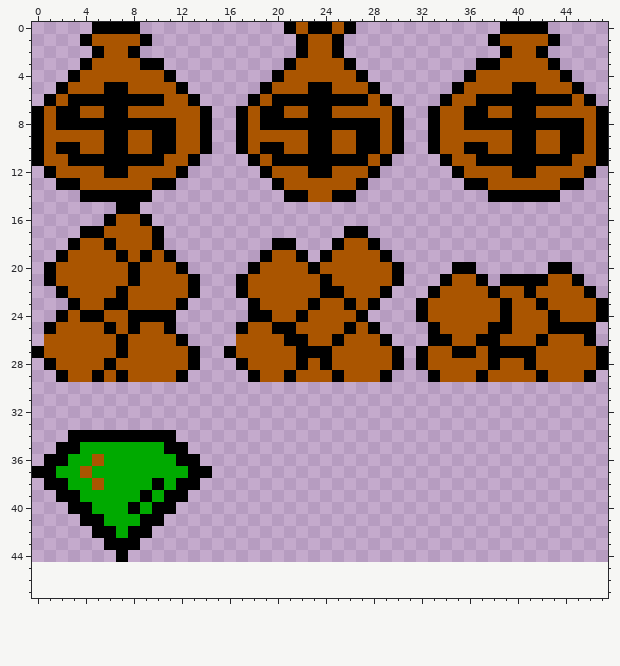
Pixel-art sprite: data/SpritesItems.png. Above, as it was before the edit.
The file is 48x45 pixels. Colours within 5 levels of each other are drawn and written as one. The old version is drawn lined up with the new one, on the new canvas.
The result:
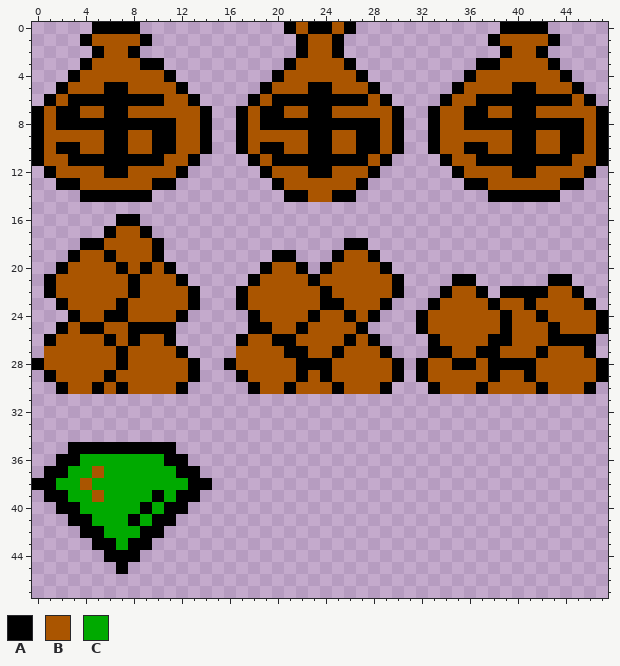
Palette (. is transparent): A #000000  B #aa5500  C #00aa00
From old to new:
canvas 48x45 -> 48x48
Colour A now appears in row 22 at x 1 and 30; in row 23 at x 2, 13, 17 and 29; in row 24 at x 12 and 28; in row 25 at x 32 and 47; in row 28 at x 0 and 16; in row 29 at x 1, 13, 17, 30, 32 and 47.
Colour A now appears in row 30 at x 2, 5, 7, 12, 18, 21, 25, 29, 33, 37, 42 and 46; in row 38 at x 0 and 14; in row 39 at x 1 and 13; in row 40 at x 2 and 12; in row 41 at x 3 and 11; in row 42 at x 4 and 10.
Colour A now appears in row 43 at x 5 and 9; in row 44 at x 6 and 8; in row 45 at x 7.
The author changed colour B to colour A in row 16 at x 7 to 8; in row 17 at x 6 and 9; in row 18 at x 4 to 5 and 26 to 27; in row 19 at x 3, 6, 10, 20 to 21, 25 and 28; in row 20 at x 2, 7, 9, 11, 19, 22, 24 and 29; in row 21 at x 12, 18, 23, 35 to 36 and 43 to 44.
The author changed colour B to colour A in row 22 at x 8, 34, 37, 39 to 40, 42 and 45; in row 23 at x 24 to 25, 33, 38, 41 and 46; in row 24 at x 3, 6 to 7, 23, 26 and 42; in row 25 at x 2, 4 to 5, 9 to 10, 18 to 19, 22 and 27; in row 26 at x 1, 6, 8, 11, 17, 20, 26, 28, 39 and 43 to 45; in row 27 at x 12, 21, 25, 29, 33 to 34, 37, 42 and 46.
The author changed colour B to colour A in row 28 at x 7, 23, 35 to 36 and 39 to 40; in row 29 at x 6, 22, 24, 38 and 41.
The author changed colour C to colour A in row 35 at x 4 to 10; in row 36 at x 3 and 11; in row 37 at x 2 and 12; in row 39 at x 10; in row 40 at x 9; in row 41 at x 8.
Colour B now appears in row 30 at x 3 to 4, 6, 8 to 11, 19 to 20, 22 to 24, 26 to 28, 34 to 36, 38 to 41 and 43 to 45.
The author changed colour A to colour B in row 18 at x 6; in row 19 at x 7 and 9; in row 20 at x 8; in row 21 at x 24; in row 22 at x 2, 7, 25 and 29; in row 23 at x 3, 6, 12, 18, 23, 26, 28, 39 and 42.
The author changed colour A to colour B in row 24 at x 4 to 5, 8 to 11, 19, 22, 27 and 43; in row 25 at x 6, 20 to 21, 26, 33, 38 and 44 to 46; in row 26 at x 7, 22, 25, 34, 37 and 42; in row 27 at x 23 to 24, 35 to 36 and 39 to 41; in row 28 at x 1, 6 and 17; in row 29 at x 2, 5, 7, 12, 18, 21, 25, 29, 33, 37, 42 and 46.
The author changed colour C to colour B in row 37 at x 5; in row 38 at x 4; in row 39 at x 5.
The author changed colour A to colour C in row 38 at x 2, 10 and 12; in row 39 at x 3, 9 and 11; in row 40 at x 4, 8 and 10; in row 41 at x 5 and 9; in row 42 at x 6 and 8; in row 43 at x 7.
The author changed colour B to colour C in row 36 at x 5; in row 37 at x 4; in row 38 at x 5.
The edit erases colour A in row 15 at x 7 to 8; in row 16 at x 6 and 9; in row 17 at x 4 to 5, 10 and 26 to 27; in row 18 at x 3, 20 to 21, 25 and 28; in row 19 at x 2, 11, 19, 22, 24 and 29; in row 20 at x 1, 12, 18, 23, 30, 35 to 36 and 43 to 44.
The edit erases colour A in row 21 at x 13, 17, 34, 37, 39 to 42 and 45; in row 22 at x 33, 38 and 46; in row 23 at x 32 and 47; in row 24 at x 2; in row 25 at x 1, 17 and 28; in row 26 at x 12 and 29.
The edit erases colour A in row 27 at x 0, 13, 16, 30, 32 and 47; in row 34 at x 3 to 11; in row 35 at x 2 and 12; in row 36 at x 1 and 13; in row 37 at x 0 and 14.
